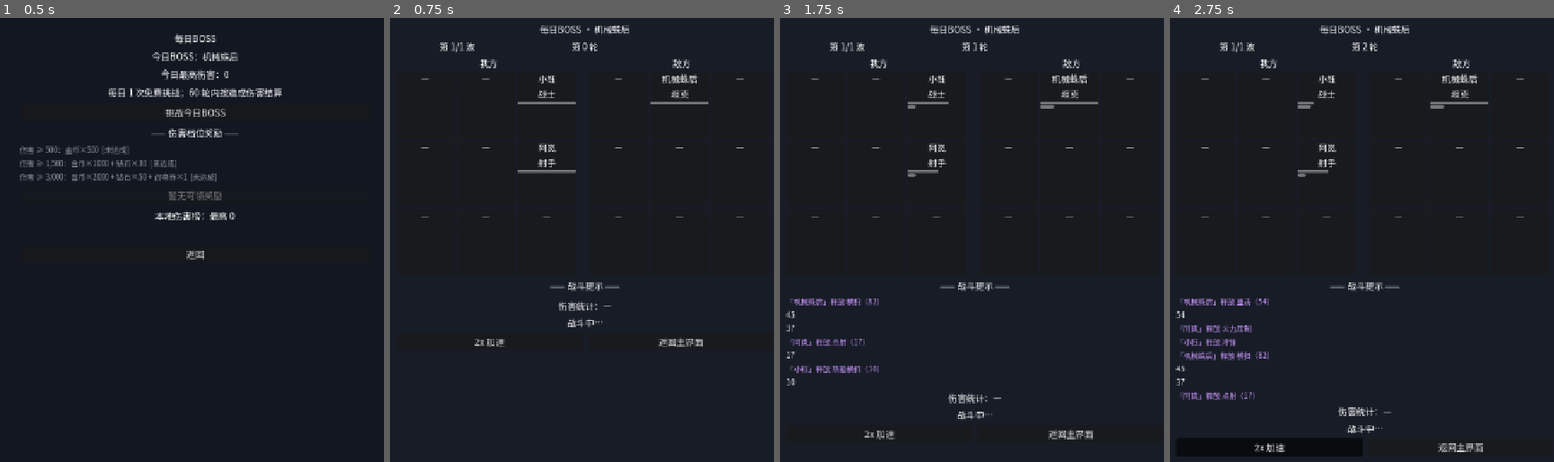
Above: before the commit, frames 1-4 (left to right).
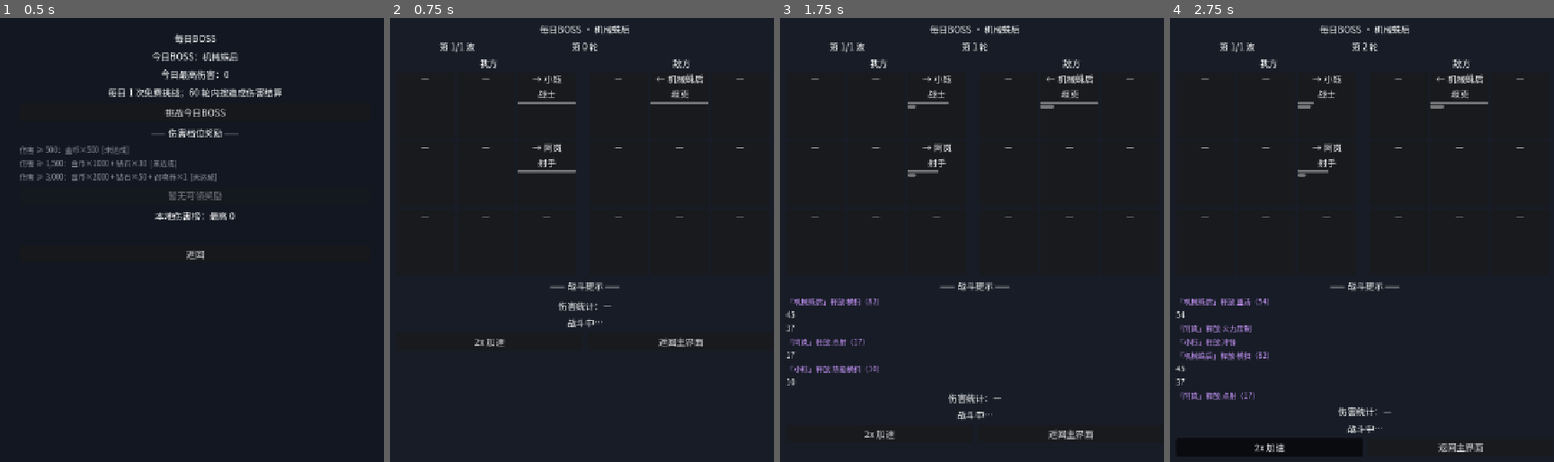
Above: after the commit, the same moments.

Repository: yingqianwang187-wq/jijiayuanzheng
Game: Godot game, scene res://scenes/DailyBoss.tscn
The game is run twice, just before and just after one commit, with the same random seed, the same clock (stepped at 60 frames per second) and the same inputs. This scene is started directly instead of the project's main scene.
Inputs:
- Up to frame 1 (0.5 s): no input
- Up to frame 2 (0.75 s): click "挑战今日BOSS" at 0.5 s
- Up to frame 3 (1.75 s): click "返回" at 1.25 s
- Up to frame 4 (2.75 s): click "2x 加速" at 2 s

Frame 1 is identical in both runs. In frame 2, 0.3% of the frame differs, in the area x 37-82%, y 12-31%; in frame 3, 0.3%; in frame 4, 0.3%.

Commit message:
#35 闭环（战斗朝向占位：我方→/敌方←）

Diff:
--- a/scripts/battle_view.gd
+++ b/scripts/battle_view.gd
@@ -347,8 +347,10 @@
 	return cells
 
 
-func _place_units(units: Array, cells: Array, cells_by_id: Dictionary, _side: StringName) -> void:
+func _place_units(units: Array, cells: Array, cells_by_id: Dictionary, side: StringName) -> void:
 	_clear_cells(cells, cells_by_id)
+	# v0.23（P #35）：轻量朝向占位——我方朝右"→"、敌方朝左"←"（面对面观感，立绘待美术）
+	var arrow: String = "→ " if side == &"mech" else "← "
 	for u in units:
 		var id := StringName(u.id)
 		var idx: int = int(u.row) * 3 + int(u.col)
@@ -356,7 +358,7 @@
 			continue
 		var cell: Dictionary = cells[idx]
 		cell.max_hp = int(u.max_hp)
-		cell.name_label.text = "%s\n%s" % [str(u.name), _class_text(StringName(str(u.class)))]
+		cell.name_label.text = "%s%s\n%s" % [arrow, str(u.name), _class_text(StringName(str(u.class)))]
 		cell.name_label.modulate = Color.WHITE
 		cell.hp_bar.max_value = float(int(u.max_hp))
 		cell.hp_bar.value = float(int(u.hp))
Not shown, changed: docs/问题清单.md
